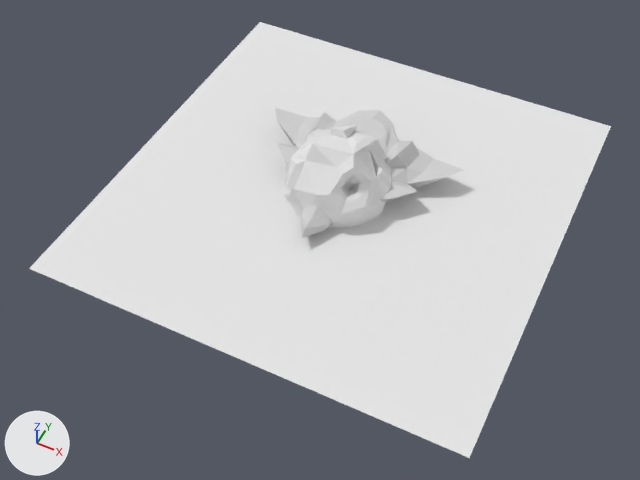
One commit to the OBJ model Models3D/meteoro.obj: the scene before it, then after it.
Before and after are seen from a 50 mm camera at (10.0, -21.7, 23.4) aimed at (0.1, -1.9, -1.4). Arrows for +X, +Y and +Z are at lower left; the lights stay in place. Where no turn or scale is listed for an object, it has been applied to the vertices.

In view in the first picture: 'METEORI_Icosphere', 'NAVE_Cube', 'Plane'.
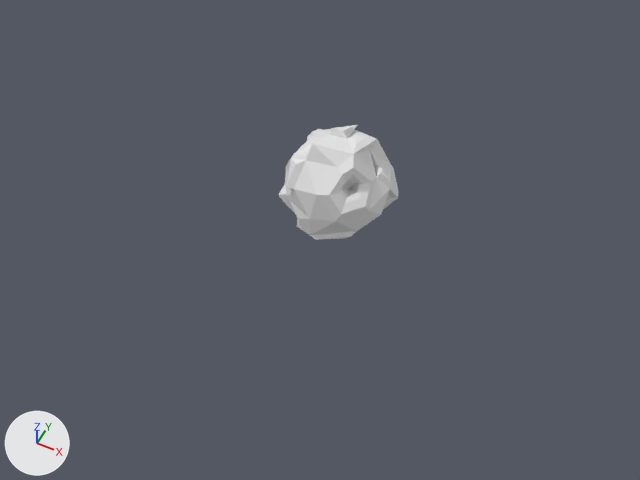
Pixel boxes [x1, y1, x2, y2] of what changed, in the pictures (640 x 480 px):
```json
{"object": "Plane", "change": "deleted", "before": [29, 22, 611, 458]}
{"object": "NAVE_Cube", "change": "deleted", "before": [275, 108, 464, 238]}
```

Edits to the scene script, one JSON object a line:
```json
{"op": "remove", "block": "ob_nave_cube", "code": ["ob_nave_cube = bpy.data.objects.new('NAVE_Cube', me_nave_cube)", "ob_nave_cube.location = (0.0, 0.0, 0.0)"]}
{"op": "remove", "block": "ob_plane", "code": ["ob_plane = bpy.data.objects.new('Plane', me_plane)", "ob_plane.location = (0.0, 0.0, 0.0)"]}
```
